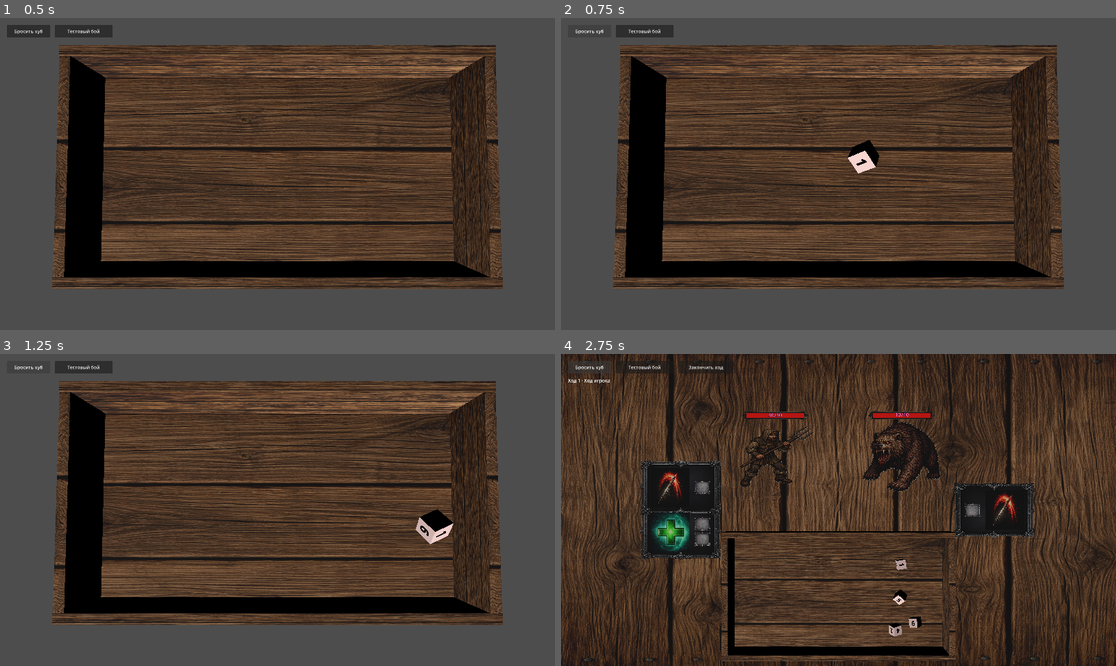
Above: before the commit, frames 1-4 (two rows, left to right).
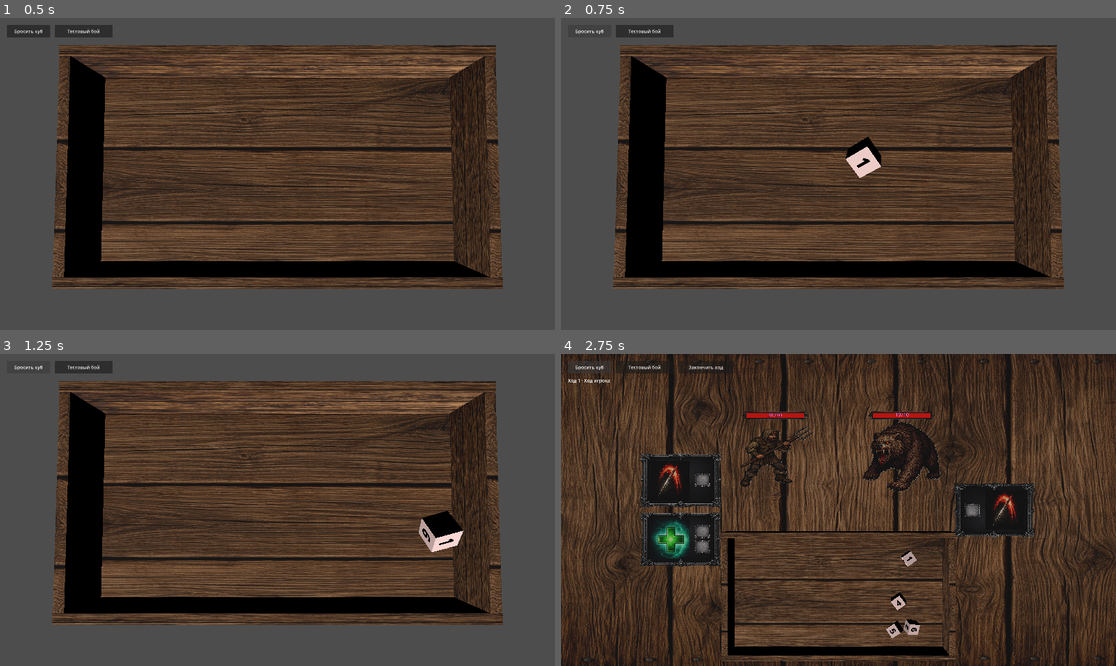
Above: after the commit, the same moments.

Repository: olegbogai-web/dicegame
Game: Godot game, scene res://scenes/board.tscn
The game is run twice, just before and just after one commit, with the same random seed, the same clock (stepped at 60 frames per second) and the same inputs.
Inputs:
- Up to frame 1 (0.5 s): no input
- Up to frame 2 (0.75 s): click "Бросить куб" at 0.5 s
- Up to frame 3 (1.25 s): no input
- Up to frame 4 (2.75 s): click "Тестовый бой" at 1.25 s; click "Бросить куб" at 2 s

Frame 1 is identical in both runs. In frame 2, 0.2% of the frame differs, in the area x 51-58%, y 38-52%; in frame 3, 0.5%; in frame 4, 3.0%, in the area x 14-65%, y 31-92%.

Commit message:
Adjust dice lift, spacing, and scale

Diff:
--- a/content/dice/dice.gd
+++ b/content/dice/dice.gd
@@ -29,7 +29,7 @@
 @export var extra_size_multiplier: Vector3 = Vector3.ONE
 
 @export_category("Drag")
-@export var drag_lift_height: float = 0.7
+@export var drag_lift_height: float = 1.5
 
 @export_category("Ability Slot Snap")
 @export var ability_snap_distance: float = 0.5
--- a/content/resources/base_cube.tres
+++ b/content/resources/base_cube.tres
@@ -29,6 +29,6 @@
 [resource]
 script = ExtResource("1_j8m3r")
 dice_name = "base_cube"
-size_multiplier = Vector3(2.1, 2.1, 2.1)
+size_multiplier = Vector3(2.52, 2.52, 2.52)
 base_color = Color(0.99495333, 0.854602, 0.83693045, 1)
 faces = Array[ExtResource("2_4c0xn")]([SubResource("Resource_1"), SubResource("Resource_2"), SubResource("Resource_3"), SubResource("Resource_4"), SubResource("Resource_5"), SubResource("Resource_6")])
--- a/content/rooms/subclasses/battle_room.gd
+++ b/content/rooms/subclasses/battle_room.gd
@@ -16,7 +16,7 @@
 const MONSTER_SPRITE_SCALE := Vector3(2.0, 2.0, 2.0)
 const PLAYER_ABILITY_FRAME_POSITION := Vector3(-7.5, 0.01, 0.0)
 const MONSTER_ABILITY_FRAME_POSITION := Vector3(7.4, 0.01, 0.0)
-const STACK_SPACING_Z := 2.1
+const STACK_SPACING_Z := 2.8
 const DICE_PLACE_Z_POSITIONS := [-0.557, -0.007, 0.55]
 
 
